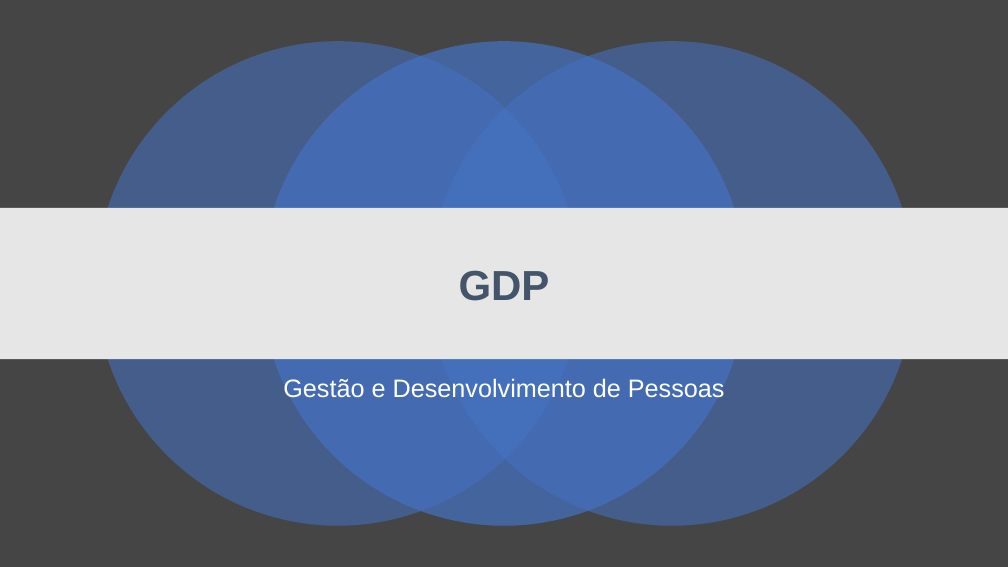
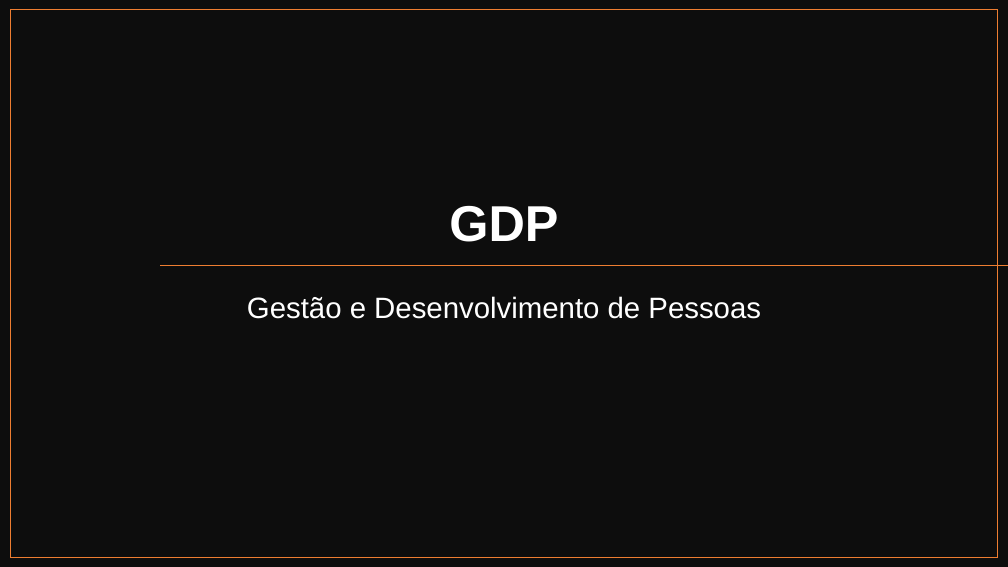
Before and after one commit to carlosmascena/primeiro-repositorio-ads-b, a slide deck: slide 1 of Slides para o Projeto Individual.pptx. Drawn at 1008x567 pixels with LibreOffice and Linux fonts; fonts in the diff are those of the drawing. Boxes give left, top, right and bottom in pixels: in the first picture for what was removed or moved away, otherwise in the second. Text is boxed around its words. In the diff, an @@ line names an element or a change of style, - is before the commit and + after.

```diff
--- a/Slides para o Projeto Individual.pptx
+++ b/Slides para o Projeto Individual.pptx
@@ background #454545 to #FFFFFF @@
@@ rectangle: place and size @@
-rectangle at [0, 208, 1008, 359]
+rectangle at [0, 0, 1008, 567]
@@ rectangle at [0, 0, 1008, 567]: fill #E7E6E6 to #0D0D0D @@
@@ rectangle added at [11, 10, 998, 558], outline #ED7D31 1 pt @@
@@ title "GDP": place and size @@
-title "GDP" at [459, 270, 550, 301]
+title "GDP" at [449, 206, 558, 242]
@@ title "GDP" at [449, 206, 558, 242]: size 40 to 48 pt, text colour #44546A to #FFFFFF; vertical alignment middle to bottom @@
@@ ellipse removed at [95, 42, 580, 526] @@
@@ ellipse removed at [262, 42, 746, 526] @@
@@ ellipse removed at [430, 42, 914, 526] @@
@@ line added from (1008, 265) to (160, 265), #ED7D31 1 pt @@
@@ subtitle "Gestão e Desenvolvimento de Pessoas": place and size @@
-subtitle "Gestão e Desenvolvimento de Pessoas" at [283, 378, 725, 398]
+subtitle "Gestão e Desenvolvimento de Pessoas" at [247, 296, 761, 319]
@@ subtitle "Gestão e Desenvolvimento de Pessoas" at [247, 296, 761, 319]: size 24 to 28 pt @@
```
Also in this commit, not shown: 3 other slides changed, 3 other files.
